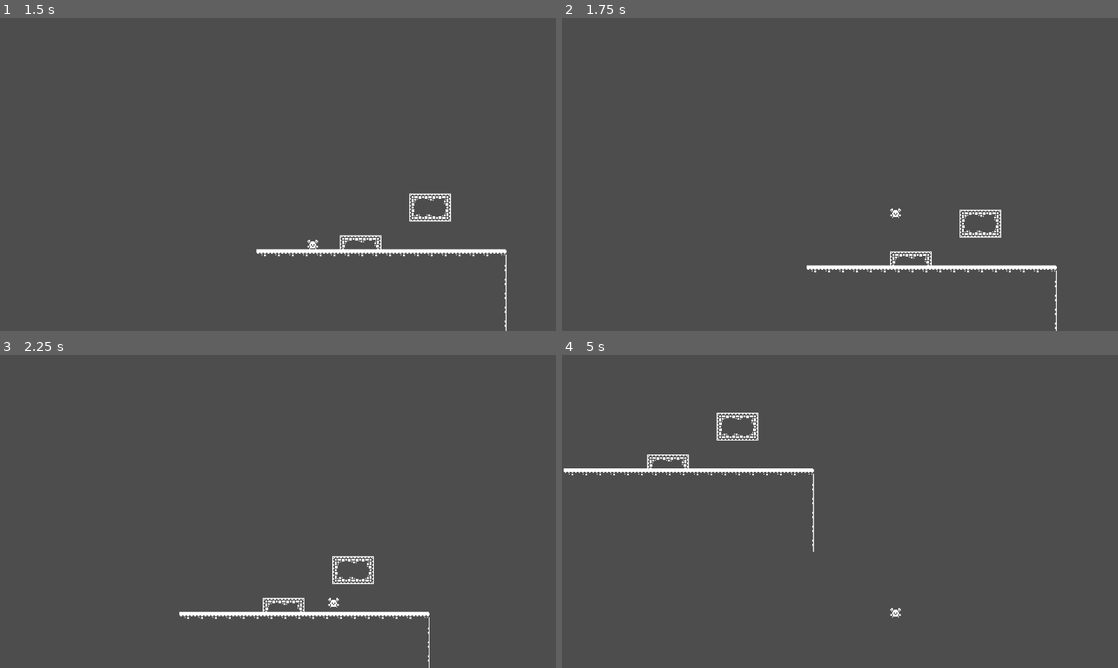
Above: before the commit, frames 1-4 (two rows, left to right).
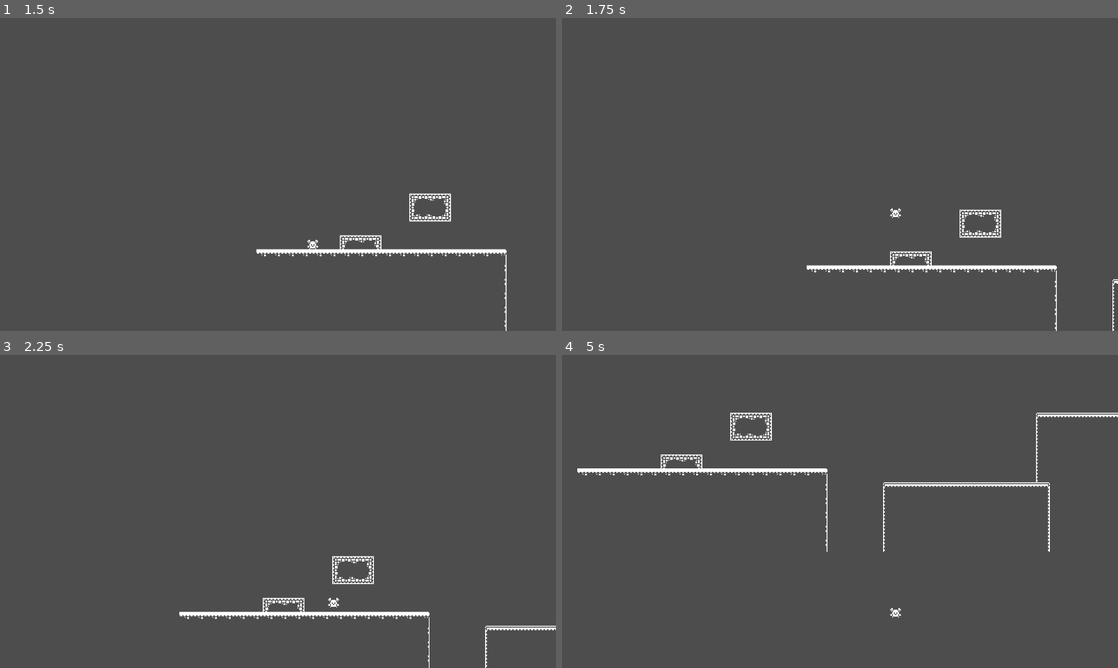
Above: after the commit, the same moments.

Repository: Allophycocyanin/GoodeMovement
Game: Godot game, scene res://main_menu.tscn
The game is run twice, just before and just after one commit, with the same random seed, the same clock (stepped at 60 frames per second) and the same inputs.
Inputs:
- Up to frame 1 (1.5 s): click "Start" at 0.5 s; tap Enter at 1.25 s; hold D (move_right) from 1.28 s (still down); tap Shift (sprint) at 1.35 s
- Up to frame 2 (1.75 s): keep holding D (move_right); tap Space (jump) at 1.52 s
- Up to frame 3 (2.25 s): keep holding D (move_right); tap Shift (sprint) at 2.1 s
- Up to frame 4 (5 s): tap Space (jump) at 2.27, 3.77, 4.52 s; release D (move_right) at 2.78 s; hold A (move_left) 2.78-3.53 s; tap Shift (sprint) at 2.85, 3.6, 4.35 s; hold D (move_right) from 3.53 s (still down)

Frame 1 is identical in both runs. In frame 2, less than 0.1% of the frame differs, in the area x 99-100%, y 83-100%; in frame 3, 0.2%; in frame 4, 1.7%, in the area x 0-100%, y 18-63%.

Commit message:
Update level_1.tscn

Diff:
--- a/level_1.tscn
+++ b/level_1.tscn
@@ -1318,7 +1318,7 @@
 texture_filter = 1
 tile_set = SubResource("TileSet_n75v0")
 format = 2
-layer_0/tile_data = PackedInt32Array(2293760, 1048576, 5, 22 …(607 unchanged characters)… 2228231, 1048576, 9, 2228232, 1114112, 9)
+layer_0/tile_data = PackedInt32Array(2293760, 1048576, 5, 22 …(607 unchanged characters)… 2228231, 1048576, 9, 2228232, 1114112, 9, 2359319, 720896, 5, 2359320, 720896, 5, 2359321, 720896, 5, 2359322, 720896, 5, 2359323, 720896, 5, 2359324, 720896, 5, 2359325, 720896, 5, 2359326, 720896, 5, 2359327, 720896, 5, 2359328, 720896, 5, 2359318, 655360, 5, 2424854, 655360, 6, 2490390, 655360, 6, 2555926, 655360, 6, 2359329, 786432, 5, 2424865, 786432, 6, 2490401, 786432, 6, 2555937, 786432, 6, 2293793, 655360, 6, 2228257, 655360, 6, 2162721, 655360, 6, 2097185, 655360, 6, 2031649, 655360, 5, 2031650, 720896, 5, 2031651, 720896, 5, 2031652, 720896, 5, 2031653, 720896, 5, 2031654, 720896, 5, 2031655, 720896, 5, 2031656, 786432, 5, 2097192, 786432, 6, 2162728, 786432, 6, 2228264, 786432, 6, 2293800, 786432, 6, 2359336, 786432, 6, 2424872, 786432, 6, 2490408, 786432, 6, 2555944, 786432, 6, 2621473, 786432, 6, 2621480, 786432, 6, 2621462, 655360, 6)
 
 [node name="Player" type="CharacterBody2D" parent="."]
 position = Vector2(12, 12)
